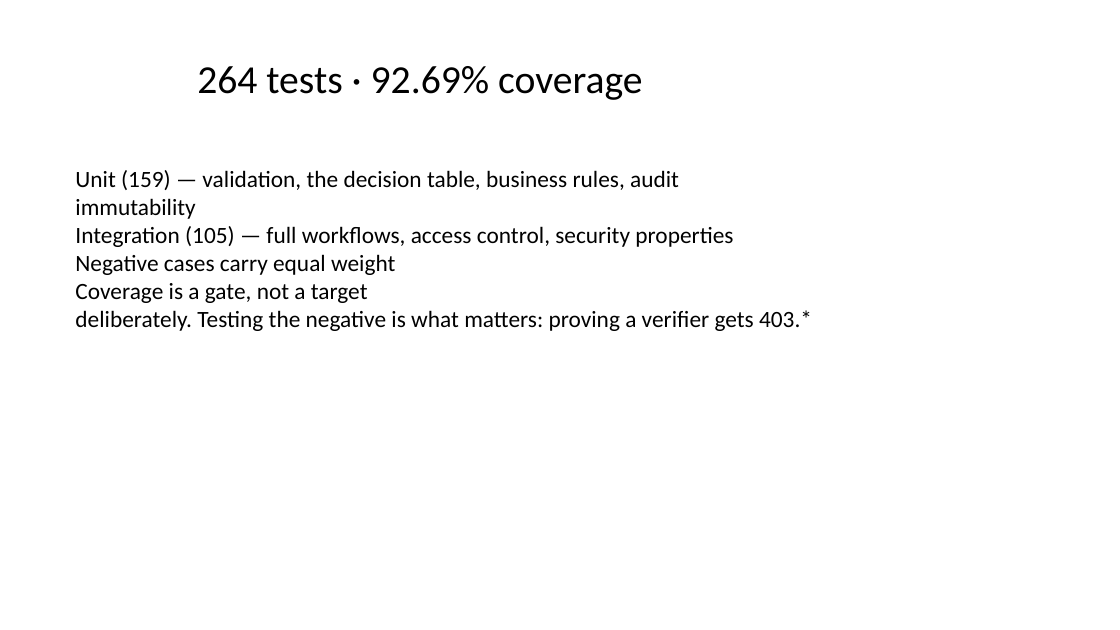
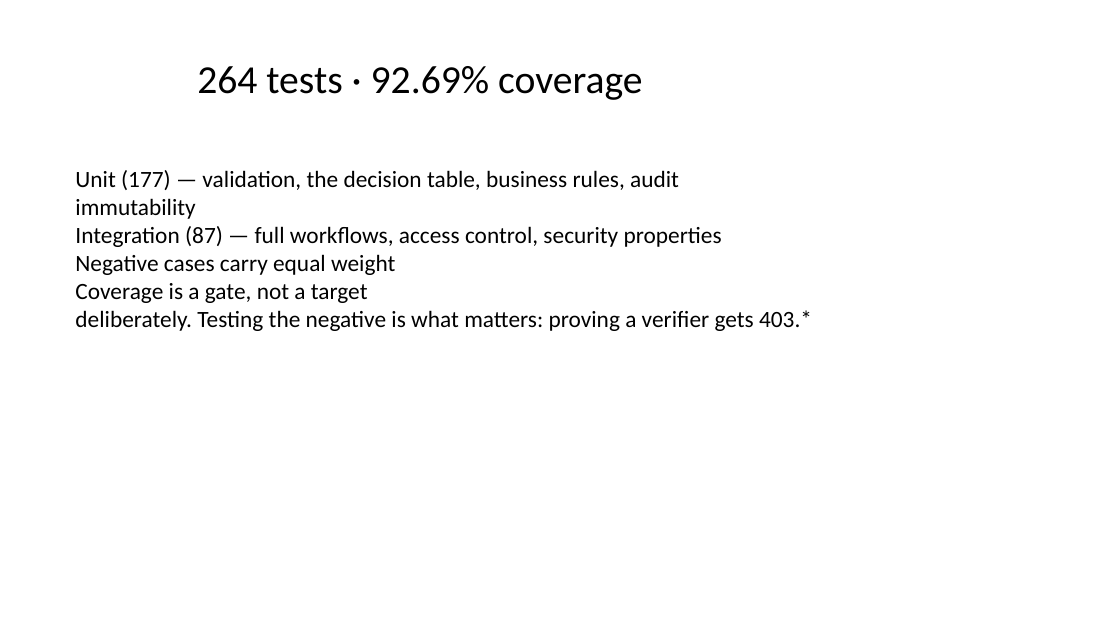
Before and after one commit to SimonMutyavaviri/qualification-verification-system, a slide deck: slide 11 of reports/submission/presentation.pptx. Drawn at 1120x630 pixels with LibreOffice and Linux fonts; fonts in the diff are those of the drawing. Boxes give left, top, right and bottom in pixels: in the first picture for what was removed or moved away, otherwise in the second. Text is boxed around its words. In the diff, an @@ line names an element or a change of style, - is before the commit and + after.

```diff
--- a/reports/submission/presentation.pptx
+++ b/reports/submission/presentation.pptx
@@ text at [75,170,679,190]: text changed @@
-Unit (159) — validation, the decision table, business rules, audit
+Unit (177) — validation, the decision table, business rules, audit
@@ text at [75,226,722,247]: text changed @@
-Integration (105) — full workflows, access control, security properties
+Integration (87) — full workflows, access control, security properties
```
Also in this commit, not shown: 1 other slide changed, 21 other files.
